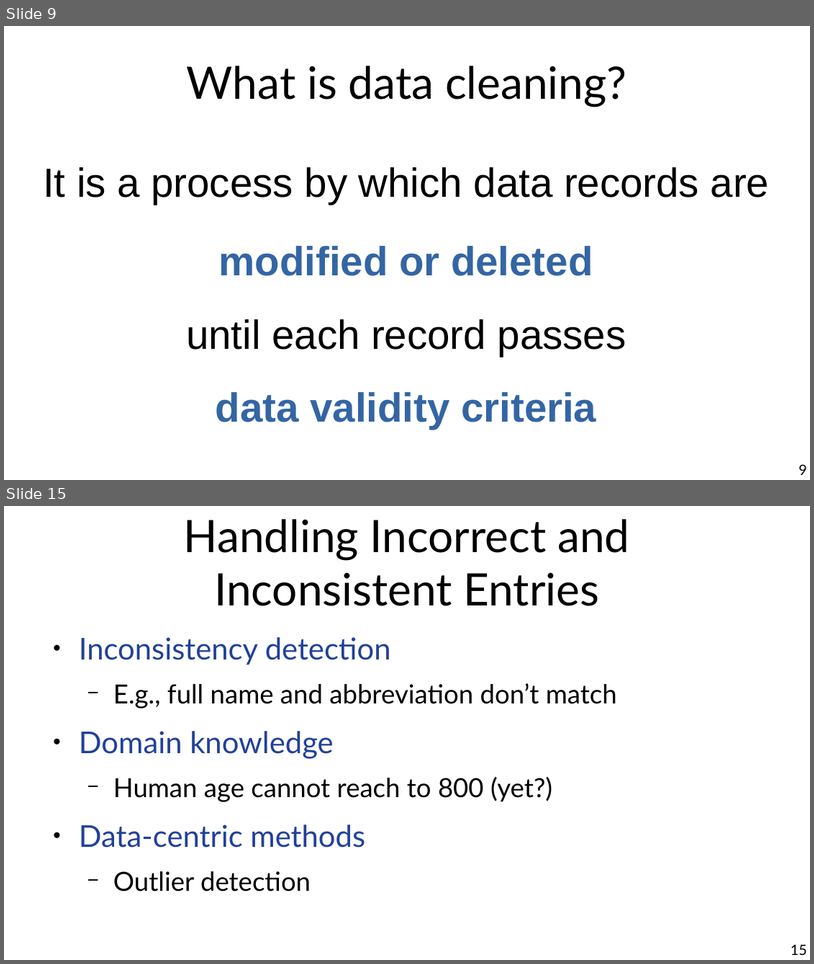
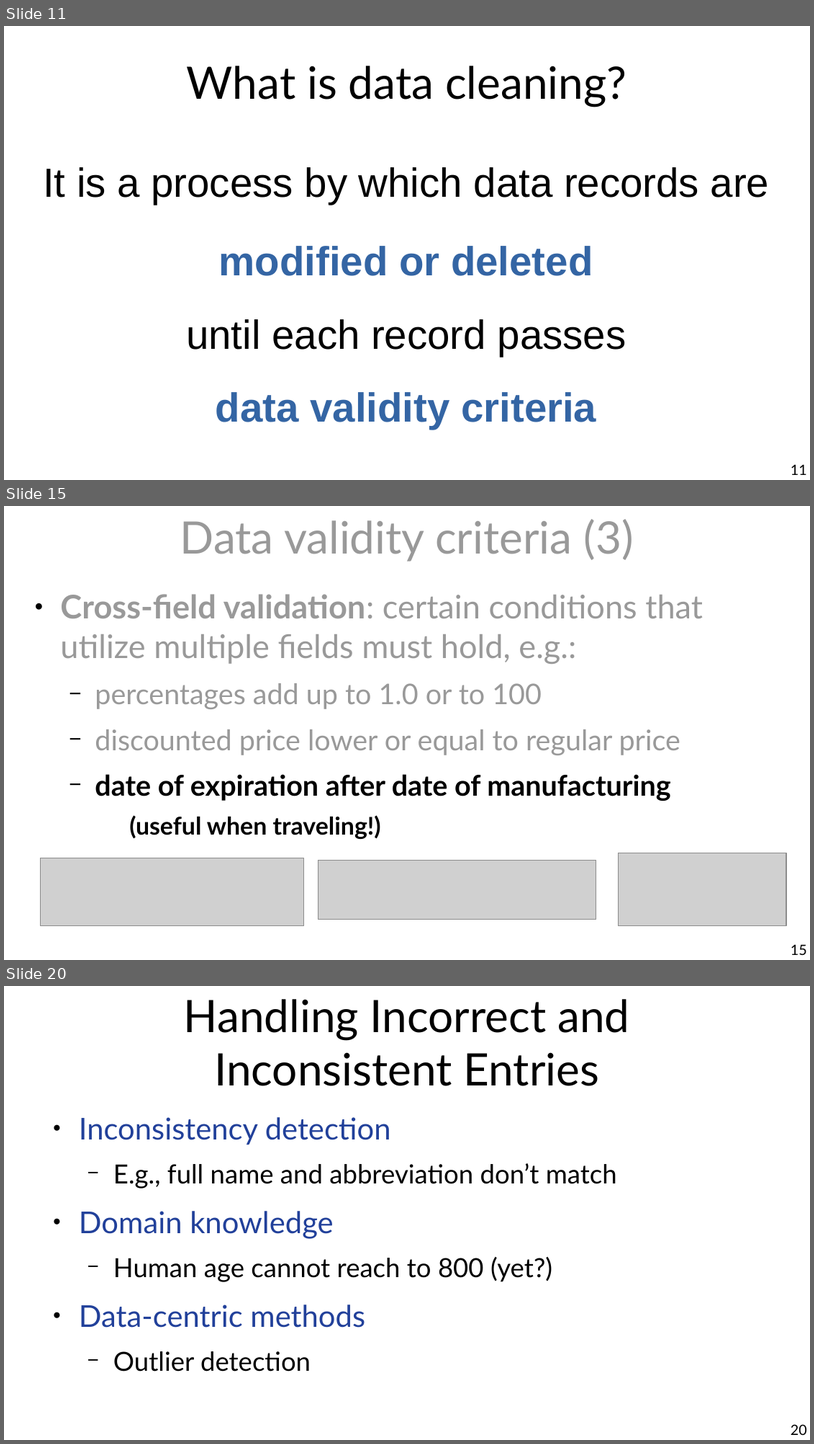
Before and after one commit to marco-calautti/data-mining-course, a slide deck: theory/tt04_integration_cleaning.odp. Shown one above the other, each under a label of ours: slides 9 and 15 before the commit, slides 11, 15 and 20 after it; the slides between them are not shown. The pictures are 814x964 and 814x1444 pixels, drawn with LibreOffice and Linux fonts; fonts in the diff are those of the drawing; grey boxes stand for pictures. Boxes give left, top, right and bottom in pixels: in the first picture for what was removed or moved away, otherwise in the second. Text is boxed around its words. In the diff, an @@ line names an element or a change of style, - is before the commit and + after.

```diff
--- a/theory/tt04_integration_cleaning.odp
+++ b/theory/tt04_integration_cleaning.odp
@@ slide 15 added at <box>4,506,810,960</box>, background #FFFFFF @@
@@ title added at <box>180,519,633,561</box>, 44 pt, text #999999 @@
+Data validity criteria (3)
@@ text added at <box>60,594,703,839</box>, 28 pt, text #999999 @@
+● Cross-field validation: certain conditions that utilize multiple fields must hold, e.g.:
+  − percentages add up to 1.0 or to 100
+  − discounted price lower or equal to regular price
+  − date of expiration after date of manufacturing
+    (useful when traveling!)
@@ picture added at <box>41,858,304,925</box> @@
@@ picture added at <box>319,860,597,919</box> @@
@@ picture added at <box>619,853,787,926</box> @@
@@ page number added at <box>791,944,808,955</box>, 14 pt, text #000000 @@
+15
@@ what was slide 9 is now slide 11 @@
@@ page number at <box>791,464,808,475</box>: text changed @@
-9
+11
@@ what was slide 15 is now slide 20 @@
@@ page number at <box>791,1424,808,1435</box>: text changed @@
-15
+20
```
Also in this commit, not shown: 5 slides changed, 4 other slides added, 1 slide removed, 7 other files.
